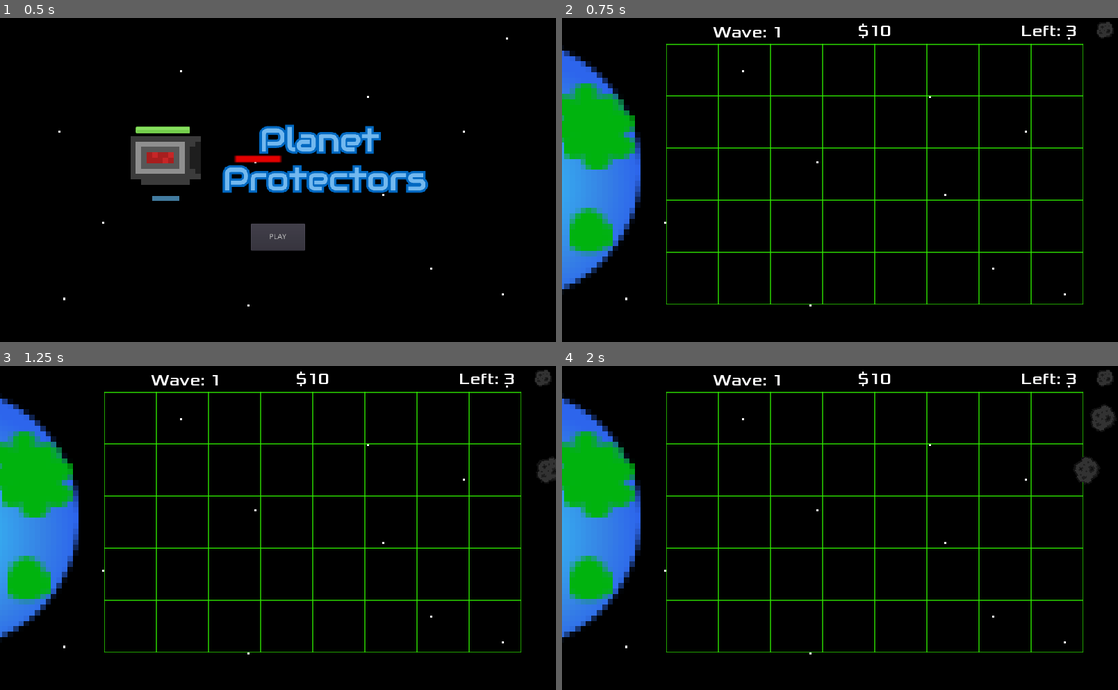
Above: before the commit, frames 1-4 (two rows, left to right).
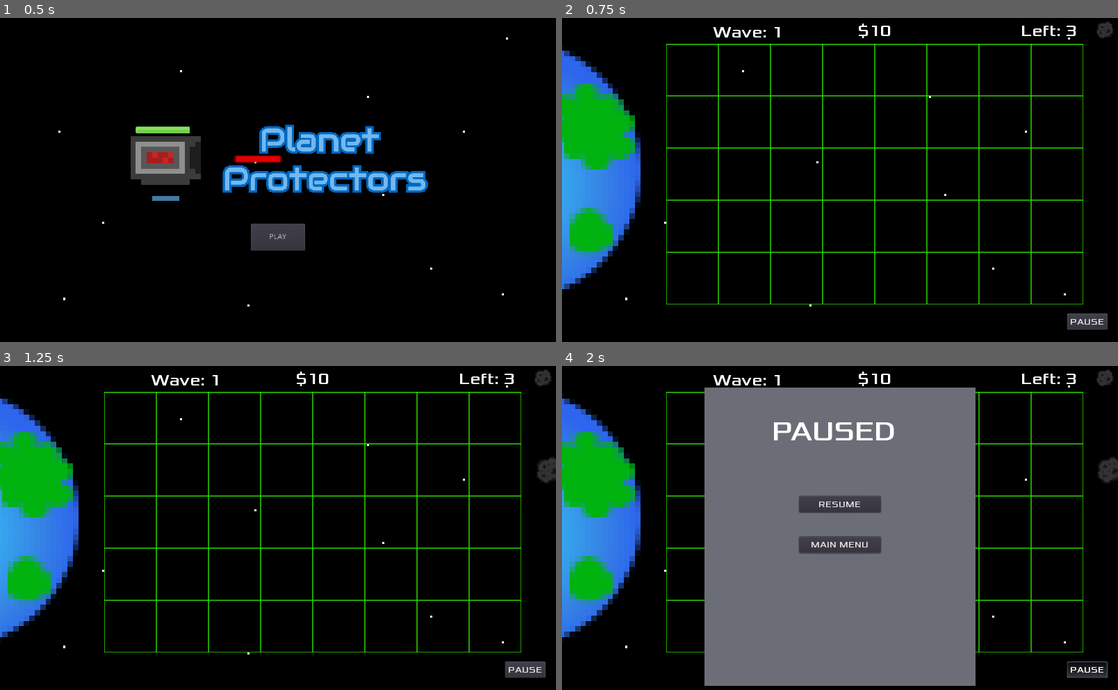
Above: after the commit, the same moments.

Repository: EthanMHolland/PlanetProtectors
Game: Godot game, scene res://src/TitleScreen.tscn
Two runs of this game, one before a commit and one after it. Both use one fixed random seed, a clock stepped at 60 frames per second and the inputs below.
Inputs (mouse positions are in pixels of both pictures, inside the frame that each line leads up to):
- Up to frame 1 (0.5 s): no input
- Up to frame 2 (0.75 s): click "PLAY" at 0.5 s
- Up to frame 3 (1.25 s): no input
- Up to frame 4 (2 s): click (1084, 670) at 1.25 s, where only the run after the commit has a clickable "PAUSE"

Frame 1 is identical in both runs. In frame 2, 0.4% of the frame differs, in the area x 90-99%, y 91-97%; in frame 3, 0.4%; in frame 4, 46%, in the area x 25-100%, y 6-99%.

Commit message:
Add Physical Pause Button

Diff:
--- a/project/src/Level.gd
+++ b/project/src/Level.gd
@@ -172,3 +172,7 @@
 func _on_MainMenuButton_button_down():
 	get_tree().paused = false
 	var _change_scene = get_tree().change_scene("res://src/TitleScreen.tscn")
+
+
+func _on_Button_button_down():
+	_on_Level_paused()
--- a/project/src/Level.tscn
+++ b/project/src/Level.tscn
@@ -35,6 +35,9 @@
 [sub_resource type="DynamicFont" id=6]
 font_data = ExtResource( 6 )
 
+[sub_resource type="DynamicFont" id=7]
+font_data = ExtResource( 6 )
+
 [node name="Level" type="Node2D"]
 script = ExtResource( 4 )
 
@@ -308,6 +311,17 @@
 __meta__ = {
 "_edit_use_anchors_": false
 }
+
+[node name="Button" type="Button" parent="."]
+margin_left = 930.0
+margin_top = 545.0
+margin_right = 995.0
+margin_bottom = 575.0
+custom_fonts/font = SubResource( 7 )
+text = "PAUSE"
+__meta__ = {
+"_edit_use_anchors_": false
+}
 [connection signal="paused" from="." to="." method="_on_Level_paused"]
 [connection signal="area_entered" from="Planet" to="." method="_on_Planet_area_entered"]
 [connection signal="timeout" from="BetweenWavesTimer" to="." method="_on_BetweenWavesTimer_timeout"]
@@ -316,3 +330,4 @@
 [connection signal="timeout" from="ShootingStarTimer" to="." method="_on_ShootingStarTimer_timeout"]
 [connection signal="button_down" from="PauseMenu/ResumeButton" to="." method="_on_ResumeButton_button_down"]
 [connection signal="button_down" from="PauseMenu/MainMenuButton" to="." method="_on_MainMenuButton_button_down"]
+[connection signal="button_down" from="Button" to="." method="_on_Button_button_down"]
Not shown: 1 places in project/src/Level.tscn that only renumber resources
